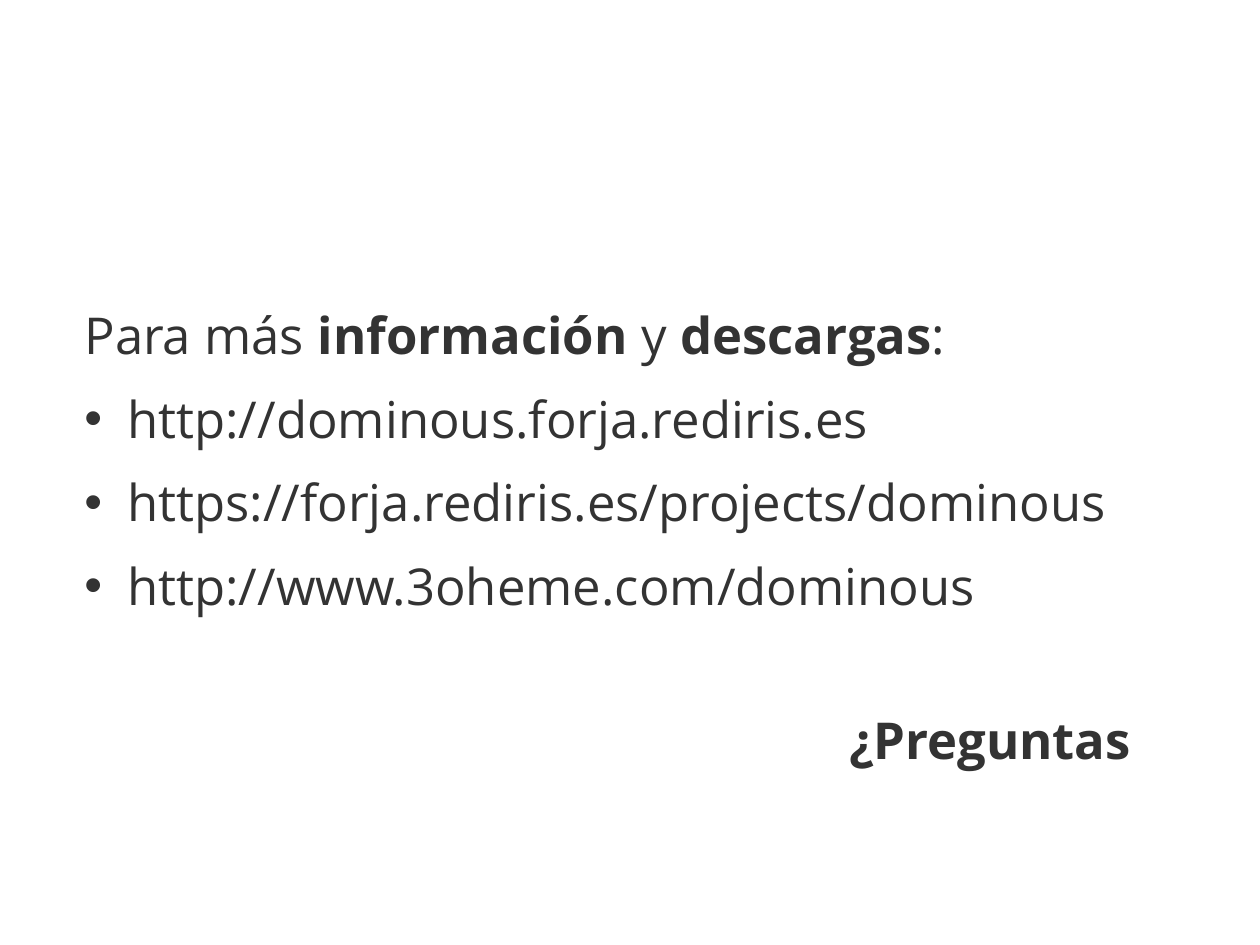
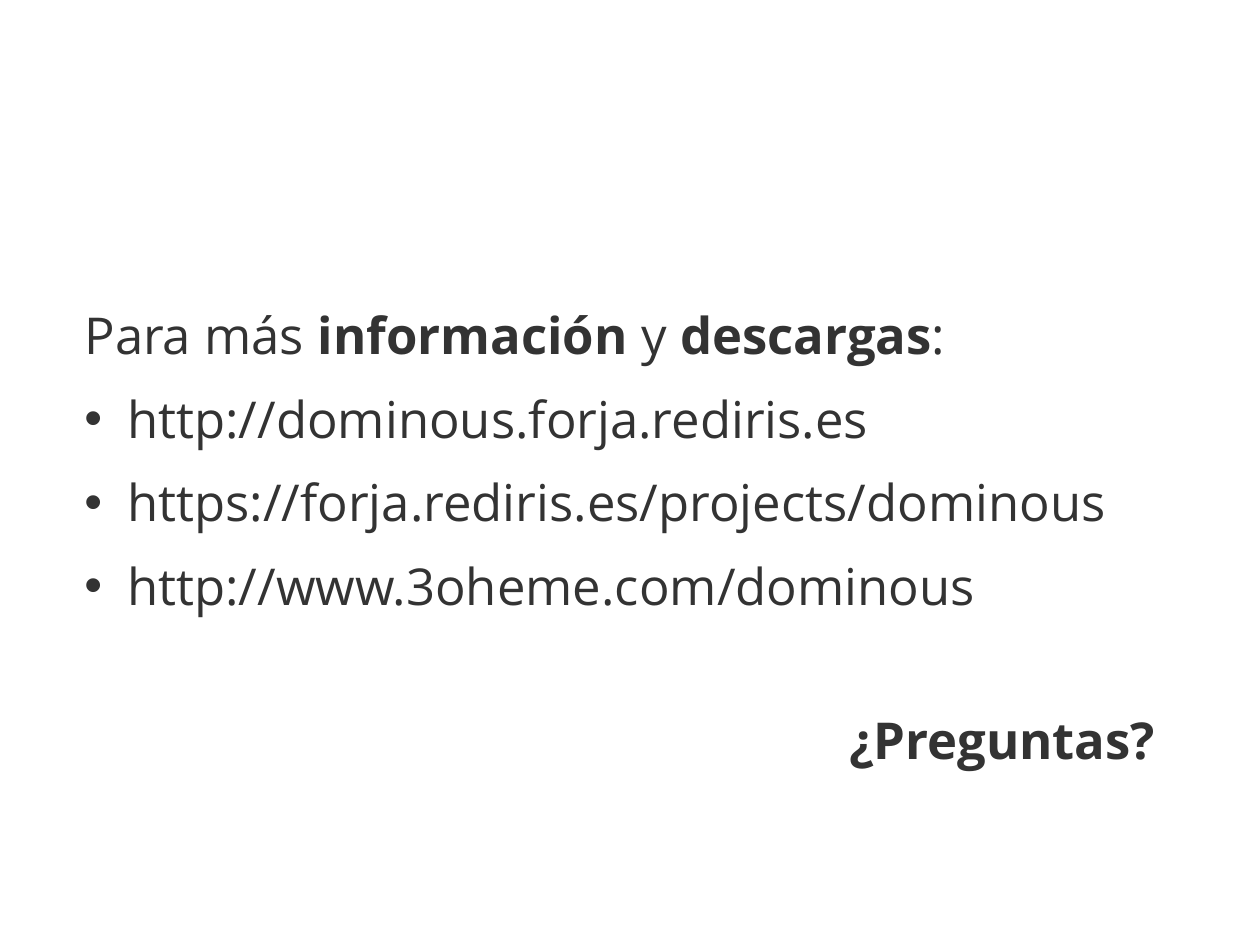
Before and after one commit to 3oheme/dominous, a slide deck: slide 44 of docs/presentacion/presentacion.odp (slide 39 before the commit). Drawn at 1260x945 pixels with LibreOffice and Linux fonts; fonts in the diff are those of the drawing; background and template pictures are left out. Boxes give left, top, right and bottom in pixels: in the first picture for what was removed or moved away, otherwise in the second. Text is boxed around its words. In the diff, an @@ line names an element or a change of style, - is before the commit and + after.

```diff
--- a/docs/presentacion/presentacion.odp
+++ b/docs/presentacion/presentacion.odp
@@ text at [849,722,1155,771]: text changed @@
-¿Preguntas
+¿Preguntas?
```
Also in this commit, not shown: 3 other slides changed, 5 slides added.
